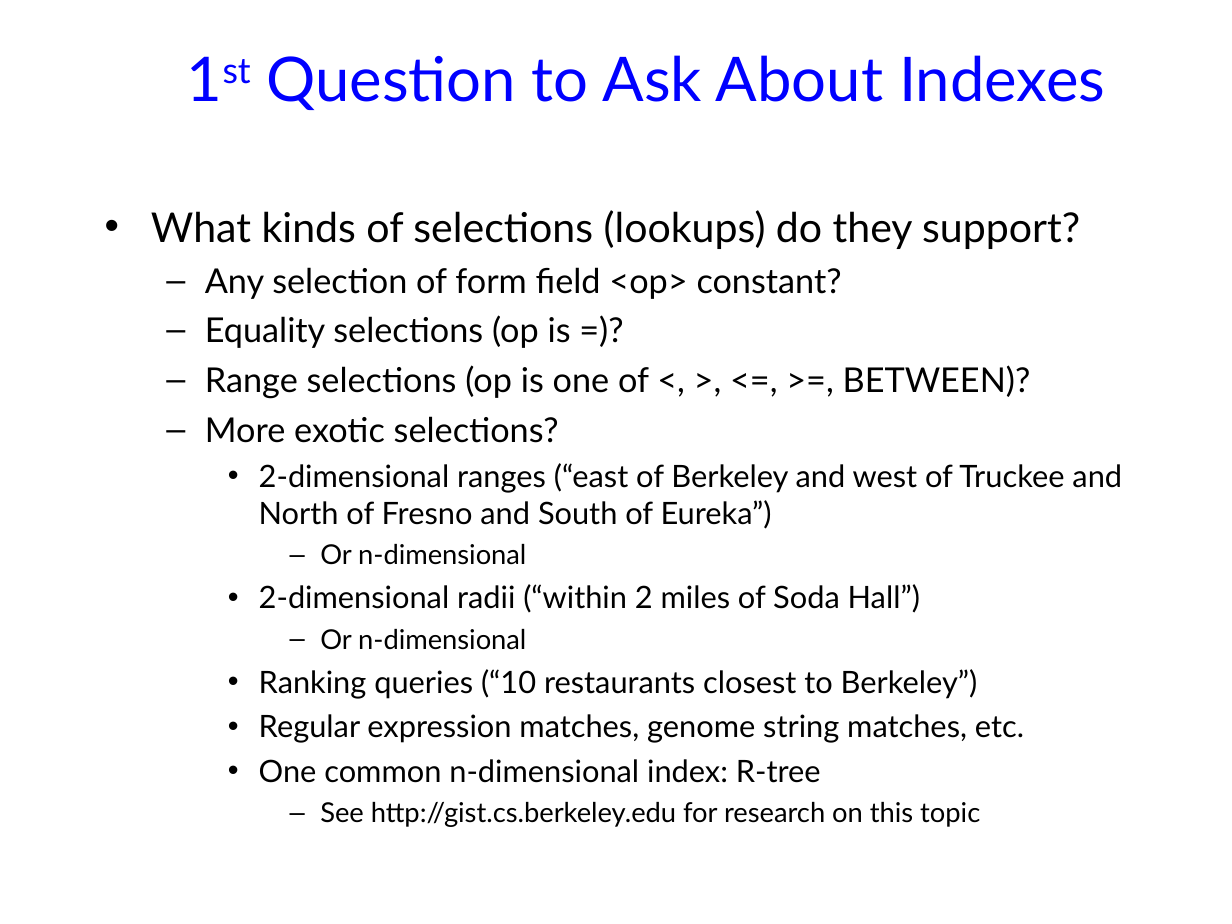
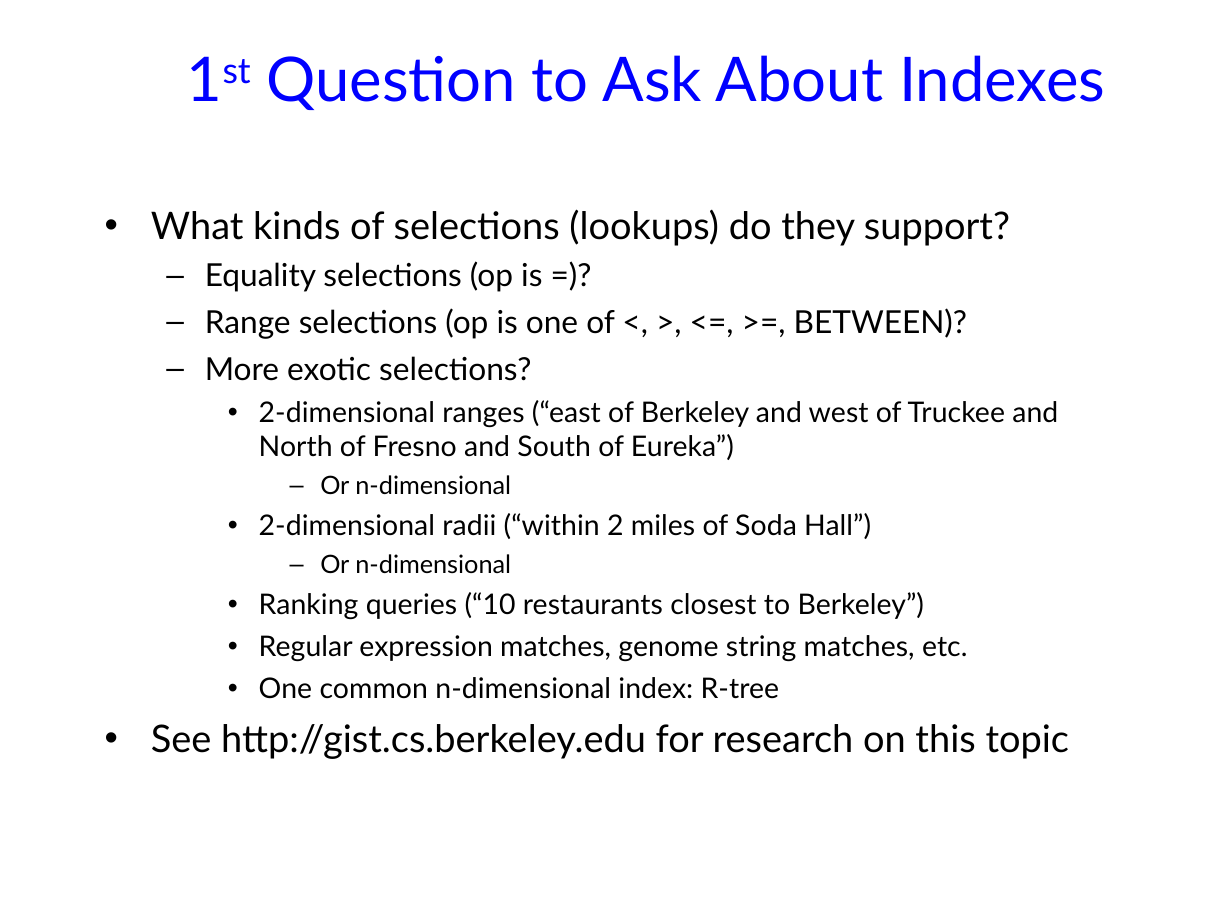
Before and after one commit to jhellerstein/cs186-09, a slide deck: slide 14 of lecs/05-FilesIndexes.ppt. Drawn at 1232x924 pixels with LibreOffice and Linux fonts; fonts in the diff are those of the drawing; background and template pictures are left out. Boxes give left, top, right and bottom in pixels: in the first picture for what was removed or moved away, otherwise in the second. Text is boxed around its words. In the diff, an @@ line names an element or a change of style, - is before the commit and + after.

```diff
--- a/lecs/05-FilesIndexes.ppt
+++ b/lecs/05-FilesIndexes.ppt
@@ text "What kinds of selections (lookups) ..." at (x1=151, y1=209, x2=1070, y2=759): size 24 to 22.2 pt in "What kinds of selections (lookups) do they ..."; size 20 to 18.5 pt in "Equality selections (op is =)?", "Range selections (op is one of <, ...", "More exotic selections?"; size 18 to 16.6 pt in "2-dimensional ranges (“east of Berkeley and west ...", "2-dimensional radii (“within 2 miles of Soda ...", "Ranking queries (“10 restaurants closest to Berkeley”)", "Regular expression matches, genome string matches, etc." and 1 more places; size 16 to 14.8 pt in "Or n-dimensional", "Or n-dimensional"; size 16 to 22.2 pt in "See http://gist.cs.berkeley.edu for research on this topic"; bullet – to •; list level 4 to 1 in "See http://gist.cs.berkeley.edu for research on ..." @@
@@ text at (x1=205, y1=267, x2=842, y2=299): paragraph removed @@
-  – Any selection of form field <op> constant?
```
Also in this commit, not shown: 9 other slides changed, 1 other file.
